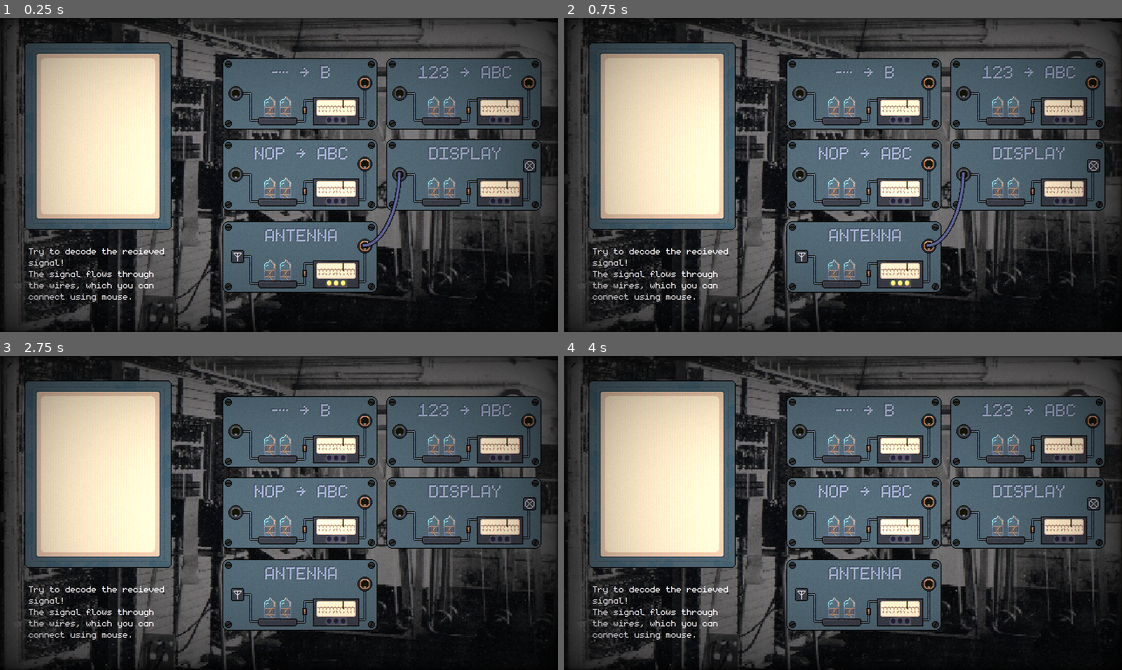
Above: before the commit, frames 1-4 (two rows, left to right).
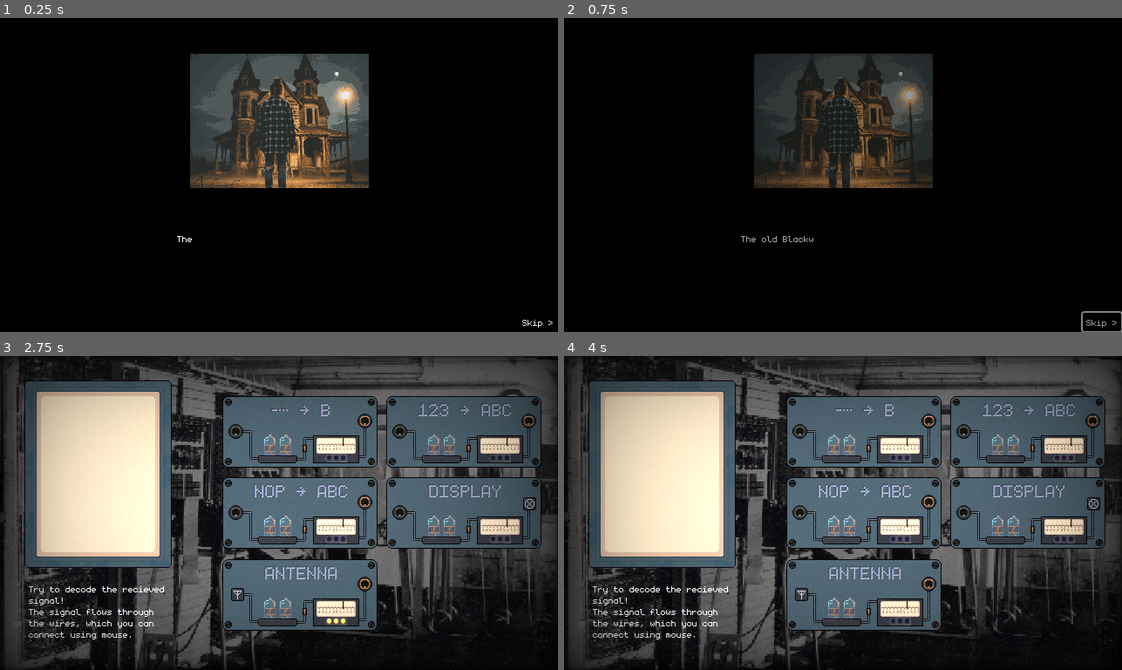
Above: after the commit, the same moments.

Repository: Limit-sest/wiretap
Game: Godot game, scene res://intro.tscn
The game is run twice, just before and just after one commit, with the same random seed, the same clock (stepped at 60 frames per second) and the same inputs. Before the commit the project starts from res://main.tscn.
Inputs (mouse positions are in pixels of both pictures, inside the frame that each line leads up to):
- Up to frame 1 (0.25 s): no input
- Up to frame 2 (0.75 s): click (1099, 322) at 0.5 s, where only the run after the commit has a clickable "Skip >"
- Up to frame 3 (2.75 s): tap Enter at 1.25 s; move the mouse to (100, 472) at 1.27 s; hold Right 1.28-2.03 s; tap Alt at 1.35 s; click (100, 472) at 1.42 s; tap Space at 2 s; move the mouse to (401, 513) at 2.02 s; hold Down from 2.03 s (still down); tap Shift at 2.1 s; click (401, 513) at 2.17 s
- Up to frame 4 (4 s): tap Enter at 2.75 s; move the mouse to (926, 582) at 2.77 s; release Down at 2.78 s; hold Right 2.78-3.53 s; tap Alt at 2.85 s; click (926, 582) at 2.92 s; tap Space at 3.5 s; move the mouse to (1094, 421) at 3.52 s; hold Up from 3.53 s (still down); tap Shift at 3.6 s; click (1094, 421) at 3.67 s

The runs differ from the first frame. In frame 1, 77% of the frame differs, in the area x 0-100%, y 0-100%; in frame 2, 77%; in frame 3, less than 0.1%; in frame 4, nothing differs.

Commit message:
Add intro

Diff:
--- /dev/null
+++ b/assets/theme.tres
@@ -0,0 +1,7 @@
+[gd_resource type="Theme" load_steps=2 format=3 uid="uid://diyqq4h1h20xn"]
+
+[ext_resource type="FontFile" uid="uid://yf0sdapmf0uv" path="res://assets/monogram-extended.ttf" id="1_5x3i2"]
+
+[resource]
+default_font = ExtResource("1_5x3i2")
+default_font_size = 16
--- /dev/null
+++ b/intro.tscn
@@ -0,0 +1,77 @@
+[gd_scene load_steps=8 format=3 uid="uid://cajoogw0sqpl3"]
+
+[ext_resource type="Texture2D" uid="uid://m3ydo25kiy52" path="res://assets/Sprites/intro1.png" id="1_s2ta7"]
+[ext_resource type="Script" uid="uid://p24px4i6klrk" path="res://scripts/intro.gd" id="1_y6ycx"]
+[ext_resource type="Script" uid="uid://c4hddlf10xjnu" path="res://scripts/intro_img.gd" id="2_0a7ni"]
+[ext_resource type="FontFile" uid="uid://yf0sdapmf0uv" path="res://assets/monogram-extended.ttf" id="2_ayt76"]
+[ext_resource type="Script" uid="uid://s2c8av5xd5xf" path="res://scripts/intro_label.gd" id="3_7a8ye"]
+[ext_resource type="Theme" uid="uid://diyqq4h1h20xn" path="res://assets/theme.tres" id="5_y72e6"]
+[ext_resource type="AudioStream" uid="uid://cn1s7t6uv4i5u" path="res://assets/sounds/static.wav" id="6_u2rf6"]
+
+[node name="Node2D" type="Node2D"]
+script = ExtResource("1_y6ycx")
+
+[node name="Bg" type="ColorRect" parent="."]
+z_index = -1
+offset_right = 640.0
+offset_bottom = 360.0
+color = Color(0, 0, 0, 1)
+
+[node name="IntroImg" type="Sprite2D" parent="."]
+position = Vector2(320, 118)
+texture = ExtResource("1_s2ta7")
+script = ExtResource("2_0a7ni")
+
+[node name="CenterContainer" type="CenterContainer" parent="."]
+offset_left = 1.0
+offset_top = 206.0
+offset_right = 640.0
+offset_bottom = 316.0
+
+[node name="Label" type="Label" parent="CenterContainer"]
+unique_name_in_owner = true
+custom_minimum_size = Vector2(250, 0)
+layout_mode = 2
+theme_override_fonts/font = ExtResource("2_ayt76")
+horizontal_alignment = 1
+vertical_alignment = 1
+autowrap_mode = 2
+visible_characters_behavior = 1
+script = ExtResource("3_7a8ye")
+
+[node name="NextTimer" type="Timer" parent="CenterContainer/Label"]
+wait_time = 1.5
+one_shot = true
+
+[node name="PrintTimer" type="Timer" parent="CenterContainer/Label"]
+wait_time = 0.05
+
+[node name="Button" type="Button" parent="."]
+anchors_preset = 3
+anchor_left = 1.0
+anchor_top = 1.0
+anchor_right = 1.0
+anchor_bottom = 1.0
+offset_left = 595.0
+offset_top = 338.0
+offset_right = 639.0
+offset_bottom = 359.0
+grow_horizontal = 0
+grow_vertical = 0
+size_flags_vertical = 8
+theme = ExtResource("5_y72e6")
+text = "Skip >"
+flat = true
+metadata/_edit_use_anchors_ = true
+
+[node name="StaticAudio" type="AudioStreamPlayer" parent="."]
+unique_name_in_owner = true
+stream = ExtResource("6_u2rf6")
+volume_db = -5.349
+autoplay = true
+
+[connection signal="next_img" from="CenterContainer/Label" to="IntroImg" method="_on_label_next_img"]
+[connection signal="next_scene" from="CenterContainer/Label" to="." method="_next_scene"]
+[connection signal="timeout" from="CenterContainer/Label/NextTimer" to="CenterContainer/Label" method="_on_next_timer_timeout"]
+[connection signal="timeout" from="CenterContainer/Label/PrintTimer" to="CenterContainer/Label" method="_on_print_timer_timeout"]
+[connection signal="pressed" from="Button" to="." method="_next_scene"]
--- a/main.tscn
+++ b/main.tscn
@@ -32,7 +32,6 @@
 layer = 0
 
 [node name="CRT" type="CanvasLayer" parent="CanvasLayer"]
-visible = false
 script = ExtResource("20_82xsv")
 resolution = Vector2(640, 360)
 scan_line_amount = 0.302
@@ -294,10 +293,12 @@
 [node name="AudioStreamPlayer" type="AudioStreamPlayer" parent="."]
 stream = ExtResource("17_yaehf")
 volume_db = -13.074
+autoplay = true
 
 [node name="AudioStreamPlayer2" type="AudioStreamPlayer" parent="."]
 stream = ExtResource("18_074og")
 volume_db = -16.045
+autoplay = true
 
 [node name="BeepSfx" type="AudioStreamPlayer" parent="."]
 unique_name_in_owner = true
--- a/project.godot
+++ b/project.godot
@@ -11,7 +11,7 @@
 [application]
 
 config/name="Wiretap"
-run/main_scene="res://main.tscn"
+run/main_scene="uid://cajoogw0sqpl3"
 config/features=PackedStringArray("4.5", "GL Compatibility")
 boot_splash/use_filter=false
 boot_splash/image="uid://c8lx38grn8fhl"
--- /dev/null
+++ b/scripts/intro.gd
@@ -0,0 +1,6 @@
+extends Node2D
+
+@onready var static_audio: AudioStreamPlayer = %StaticAudio
+
+func _next_scene():
+  SceneManager.change_scene("res://main.tscn")
--- /dev/null
+++ b/scripts/intro_img.gd
@@ -0,0 +1,12 @@
+extends Sprite2D
+
+func fade_to(target_alpha: float, duration: float):
+	var tween: Tween = create_tween()
+	tween.tween_property(self, "modulate:a", target_alpha, duration)
+	await tween.finished
+
+func _on_label_next_img(id: int) -> void:
+	await fade_to(0, 1)
+	if id != 0:
+		self.texture = load("res://assets/Sprites/intro%s.png" % id)
+		fade_to(1, 0.5)
--- /dev/null
+++ b/scripts/intro_label.gd
@@ -0,0 +1,45 @@
+extends Label
+
+signal next_img(id: int)
+signal next_scene()
+
+@onready var print_timer: Timer = self.find_child("PrintTimer")
+@onready var next_timer: Timer = self.find_child("NextTimer")
+var id: int = 0
+var intro_text = ["The old Blackwood House doesn't give up its secrets easily.", "", "They say it's empty. Abandoned.", "But you know better. You've felt it.", "A coldness that doesn't come from the drafty windows.", "", "The air itself is thick with echoes...", "...voices trapped between the walls, desperate to be heard.", "They are reaching out. Sending signals.", "You brought the equipment. Now, you just have to listen."]
+var img_map = [{3: 2}, {8: 3}, {10: 0}]
+
+func fade_to(target_alpha: float, duration: float):
+	var tween: Tween = create_tween()
+	tween.tween_property(self, "modulate:a", target_alpha, duration)
+	await tween.finished
+
+func _print(new_text: String):
+	self.text = new_text
+	self.visible_characters = 0
+	self.modulate.a = 1
+	print_timer.start()
+
+func _ready() -> void:
+	await _print(intro_text[id])
+
+func _on_next_timer_timeout() -> void:
+	id += 1
+	# Get image id from img map
+	for d in img_map:
+		if d.has(id):
+			next_img.emit(d[id])
+	await fade_to(0, 1)
+
+	if id > intro_text.size()-1:
+		next_scene.emit()
+	else:
+		_print(intro_text[id])
+
+
+func _on_print_timer_timeout() -> void:
+	if self.visible_characters < self.text.length():
+		self.visible_characters += 1
+	else:
+		print_timer.stop()
+		next_timer.start()
Binary file added: assets/Sprites/intro1.png
Not shown, added: assets/Sprites/intro1.png.import
Binary file added: assets/Sprites/intro2.png
Not shown, added: assets/Sprites/intro2.png.import
Binary file added: assets/Sprites/intro3.png
Not shown, added: assets/Sprites/intro3.png.import
Not shown, added: scripts/intro.gd.uid
Not shown, added: scripts/intro_img.gd.uid
Not shown, added: scripts/intro_label.gd.uid
Not shown, added: scripts/scene_manager.gd.uid
